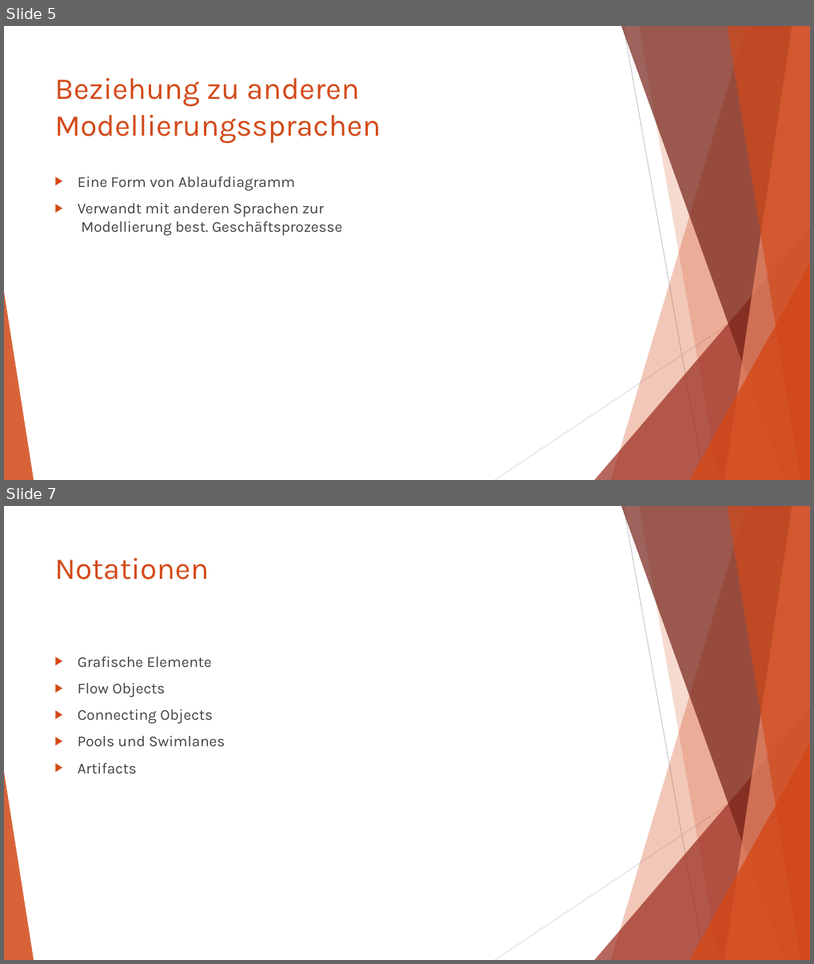
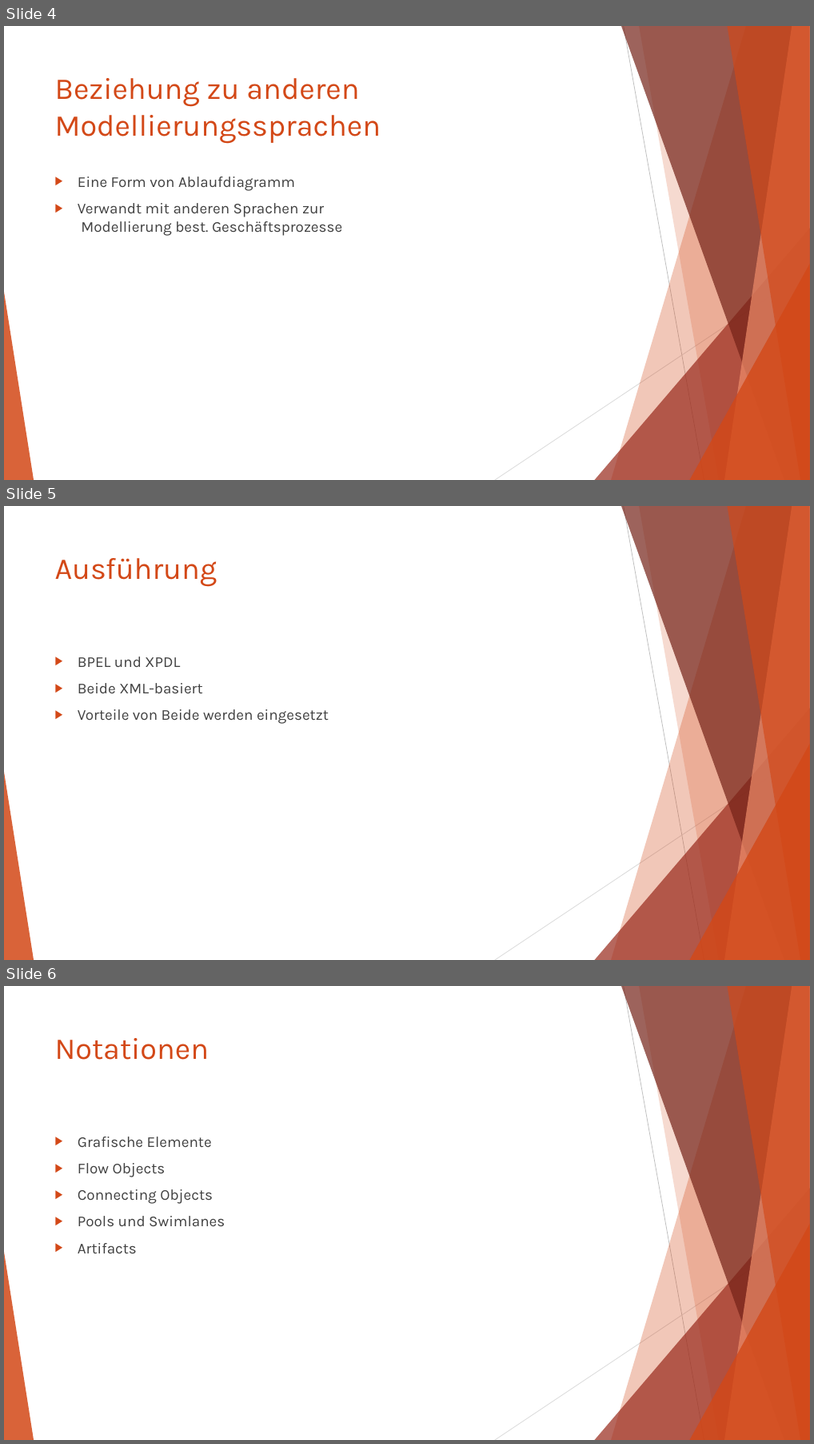
Before and after one commit to AlexanderSchallmeiner/Verhaltensdiagramme, a slide deck: BPMN.pptx. Shown one above the other, each under a label of ours: slides 5 and 7 before the commit, slides 4, 5 and 6 after it; the slides between them are not shown. The pictures are 814x964 and 814x1444 pixels, drawn with LibreOffice and Linux fonts; fonts in the diff are those of the drawing. Boxes give left, top, right and bottom in pixels: in the first picture for what was removed or moved away, otherwise in the second. Text is boxed around its words. In the diff, an @@ line names an element or a change of style, - is before the commit and + after.

```diff
--- a/BPMN.pptx
+++ b/BPMN.pptx
@@ slide 5 added at (4, 506, 810, 960), background #FFFFFF; not listed: 10 template elements that a slide beside it also shows @@
@@ title added at (55, 558, 218, 587), 36 pt, text #D34817 @@
+Ausführung
@@ text added at (78, 656, 329, 724), 18 pt, text #404040 @@
+▶ BPEL und XPDL
+▶ Beide XML-basiert
+▶ Vorteile von Beide werden eingesetzt
@@ what was slide 5 is now slide 4 @@
@@ what was slide 7 is now slide 6 @@
```
Also in this commit, not shown: 2 slides changed, 1 other slide added, 3 slides removed, 3 other files.
